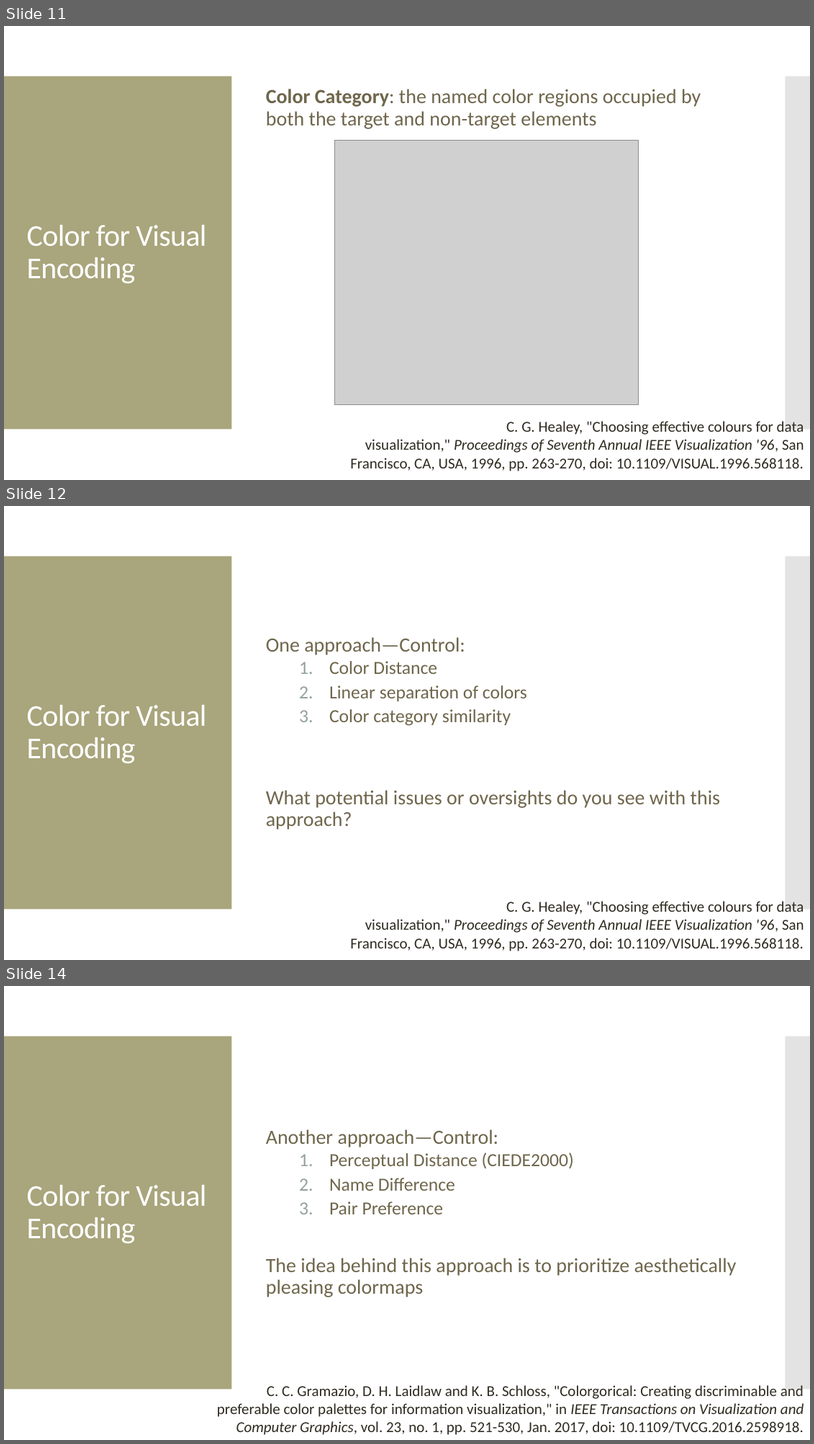
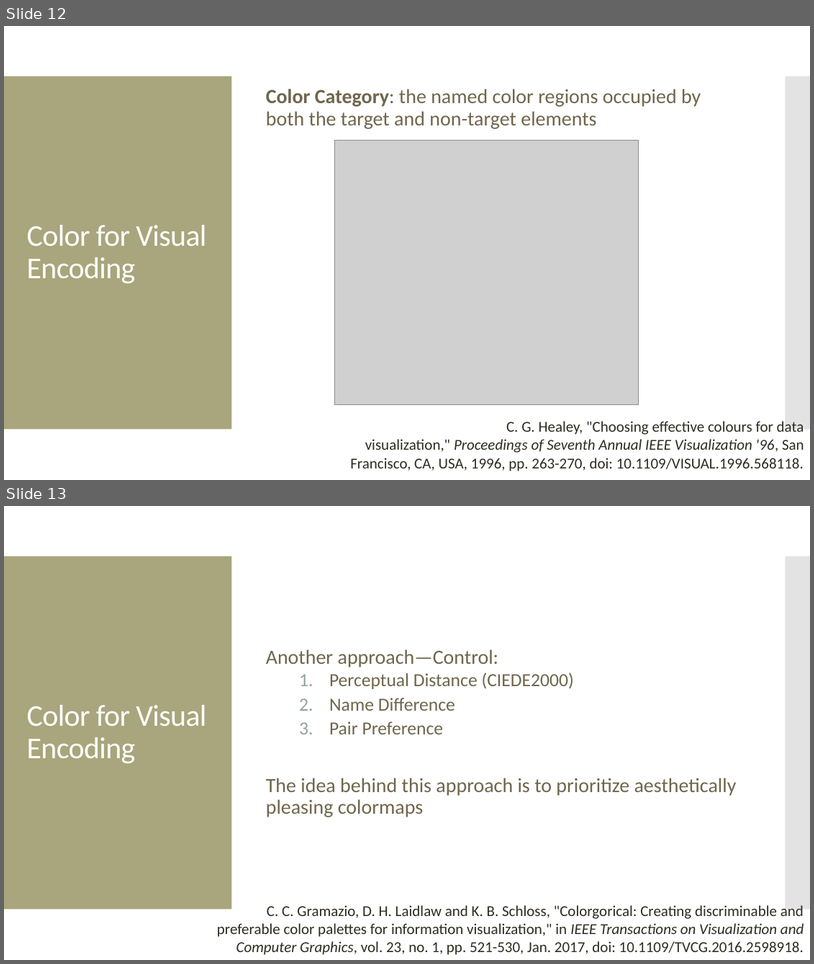
Before and after one commit to amosca01/SDS-CSC109, a slide deck: slides/06-color.pptx. Shown one above the other, each under a label of ours: slides 11, 12 and 14 before the commit, slides 12 and 13 after it; the slides between them are not shown. The pictures are 814x1444 and 814x964 pixels, drawn with LibreOffice and Linux fonts; fonts in the diff are those of the drawing; grey boxes stand for pictures. Boxes give left, top, right and bottom in pixels: in the first picture for what was removed or moved away, otherwise in the second. Text is boxed around its words. In the diff, an @@ line names an element or a change of style, - is before the commit and + after.

```diff
--- a/slides/06-color.pptx
+++ b/slides/06-color.pptx
@@ slide 12 removed at (x1=4, y1=506, x2=810, y2=960), background #FFFFFF; not listed: 2 template elements that a slide beside it also shows @@
@@ text removed at (x1=266, y1=637, x2=720, y2=829) @@
-One approach—Control:
-  1. Color Distance
-  2. Linear separation of colors
-  3. Color category similarity
-What potential issues or oversights do you see with this approach?
@@ text removed at (x1=27, y1=705, x2=206, y2=763) @@
-Color for Visual Encoding
@@ text removed at (x1=350, y1=901, x2=805, y2=951) @@
-C. G. Healey, "Choosing effective colours for data visualization," Proceedings of Seventh Annual IEEE Visualization '96, San Francisco, CA, USA, 1996, pp. 263-270, doi: 10.1109/VISUAL.1996.568118.
@@ what was slide 11 is now slide 12 @@
@@ what was slide 14 is now slide 13 @@
```
Also in this commit, not shown: 3 slides added, 1 other slide removed, 6 other files.
